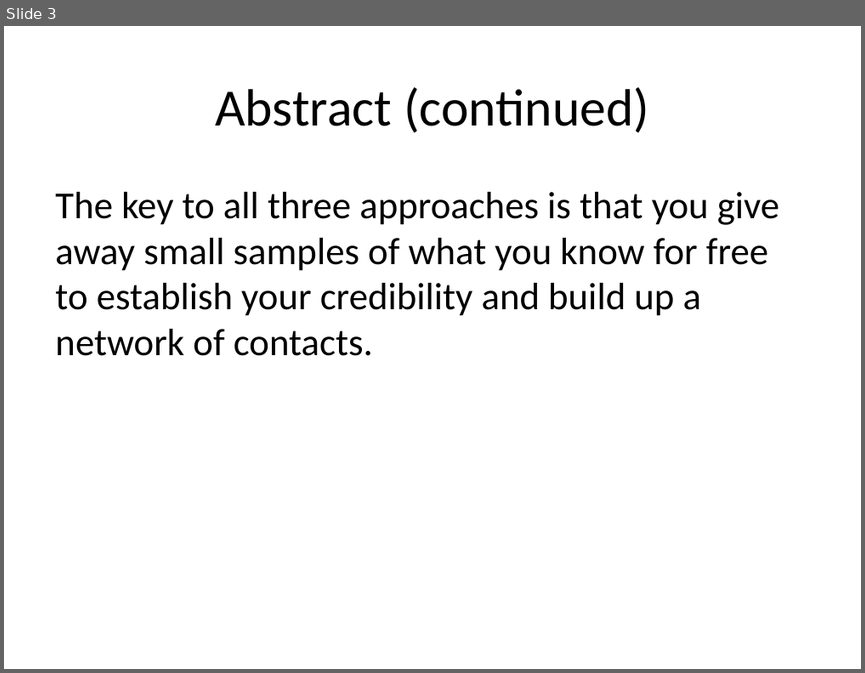
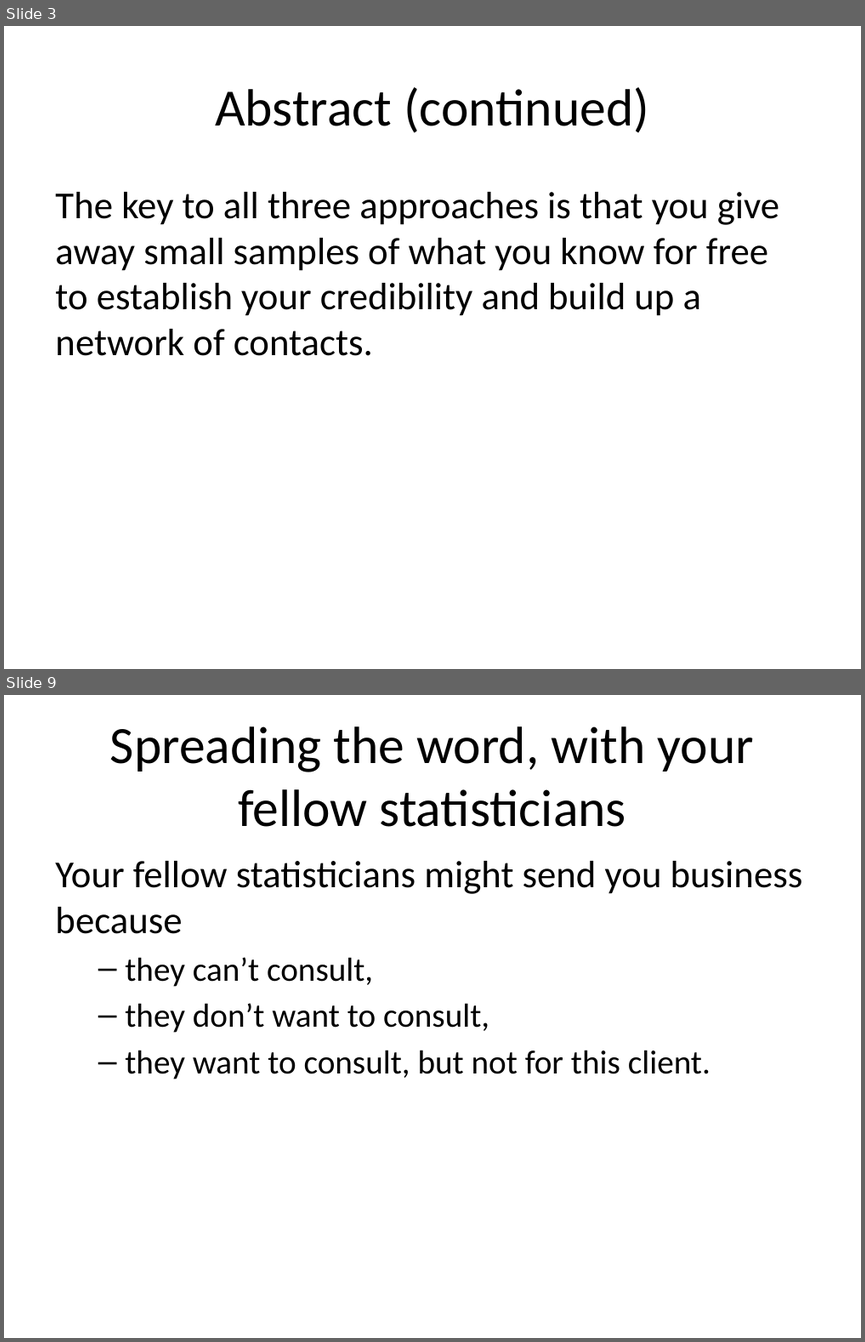
Before and after one commit to pmean/finding-customers, a slide deck: finding-customers.pptx. Shown one above the other, each under a label of ours: slide 3 before the commit, slides 3 and 9 after it; the slides between them are not shown. The pictures are 865x673 and 865x1342 pixels, drawn with LibreOffice and Linux fonts; fonts in the diff are those of the drawing. Boxes give left, top, right and bottom in pixels: in the first picture for what was removed or moved away, otherwise in the second. Text is boxed around its words. In the diff, an @@ line names an element or a change of style, - is before the commit and + after.

```diff
--- a/finding-customers.pptx
+++ b/finding-customers.pptx
@@ slide 9 added at box(4, 695, 861, 1338), background #FFFFFF @@
@@ title added at box(110, 726, 753, 827), 44 pt, text #000000 @@
+Spreading the word, with your fellow statisticians
@@ text added at box(55, 861, 803, 1079), 28 pt, text #000000 @@
+Your fellow statisticians might send you business because
+  – they can’t consult,
+  – they don’t want to consult,
+  – they want to consult, but not for this client.
```
Also in this commit, not shown: 10 other slides added, 4 slides removed, 2 other files.
